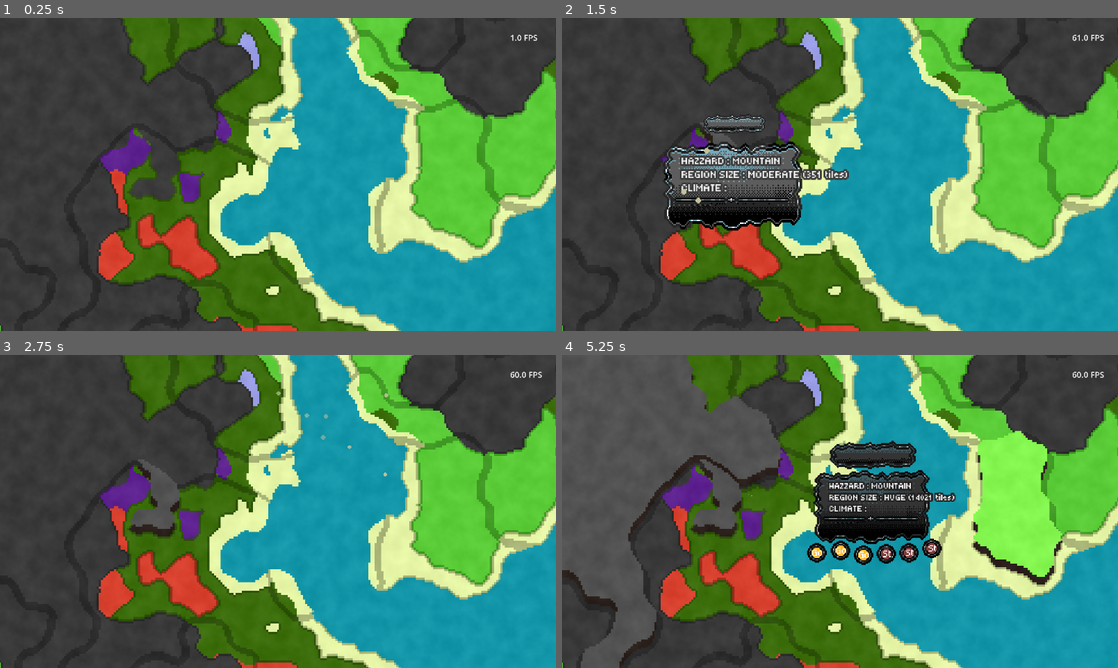
Above: before the commit, frames 1-4 (two rows, left to right).
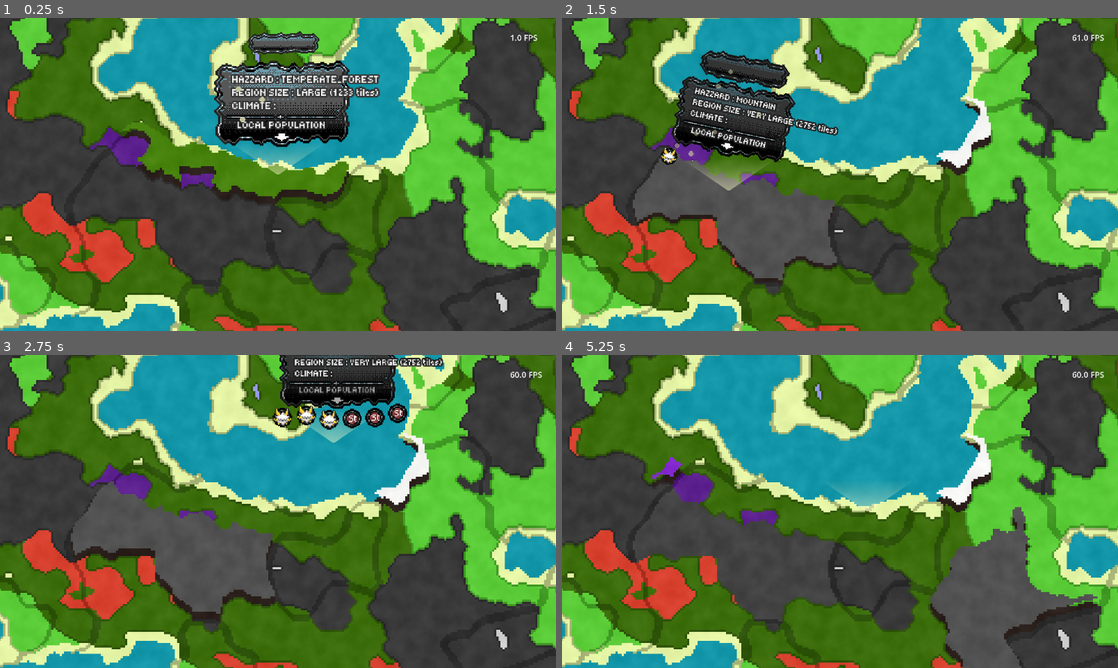
Above: after the commit, the same moments.

Repository: Gemttie/ProvidencerPhymeric
Game: Godot game, scene res://data/scenes/full_map_land_generator.tscn
Two runs of this game, one before a commit and one after it. Both use one fixed random seed, a clock stepped at 60 frames per second and the inputs below. This scene is started directly instead of the project's main scene.
Inputs (mouse positions are in pixels of both pictures, inside the frame that each line leads up to):
- Up to frame 1 (0.25 s): no input
- Up to frame 2 (1.5 s): tap Enter (ui_accept) at 0.5, 0.77 s; move the mouse to (962, 158) at 0.52 s; hold Right (ui_right) 0.53-1.28 s; click (962, 158) at 0.67 s; move the mouse to (728, 190) at 1.27 s; hold Left (ui_left) from 1.28 s (still down); click (728, 190) at 1.42 s
- Up to frame 3 (2.75 s): tap Enter (ui_accept) at 1.52 s; move the mouse to (333, 442) at 2.02 s; release Left (ui_left) at 2.03 s; hold Right (ui_right) from 2.03 s (still down); click (333, 442) at 2.17 s
- Up to frame 4 (5.25 s): move the mouse to (812, 574) at 2.77 s; click (812, 574) at 2.92 s; tap Enter (ui_accept) at 3.02, 3.77, 4.52 s; move the mouse to (1006, 558) at 3.52 s; release Right (ui_right) at 3.53 s; hold Left (ui_left) from 3.53 s (still down); click (1006, 558) at 3.67 s; move the mouse to (673, 464) at 4.27 s; click (673, 464) at 4.42 s; move the mouse to (867, 511) at 5.02 s; click (867, 511) at 5.17 s

The runs differ from the first frame. In frame 1, 72% of the frame differs, in the area x 0-100%, y 0-100%; in frame 2, 69%; in frame 3, 71%; in frame 4, 77%.

Commit message:
Map generation from saved data file WIP, other visual details on WIP

Diff:
--- a/data/scenes/full_map_land_generator.tscn
+++ b/data/scenes/full_map_land_generator.tscn
@@ -8,6 +8,13 @@
 [ext_resource type="Script" uid="uid://xwhjgghec3h0" path="res://data/scripts/final_map_generator.gd" id="4_q6ydm"]
 [ext_resource type="Script" uid="uid://ffkafsg5atw7" path="res://data/scripts/select_region_handler.gd" id="5_5d77b"]
 [ext_resource type="Script" uid="uid://cpoc0ao3ajfb0" path="res://data/scripts/pos_debug_awawa.gd" id="8_2frr3"]
+
+[sub_resource type="Curve" id="Curve_2frr3"]
+_data = [Vector2(0, 1), 0.0, -0.978495, 0, 1, Vector2(1, 0.0215054), -0.978495, 0.0, 1, 0]
+point_count = 2
+
+[sub_resource type="Gradient" id="Gradient_1a77p"]
+colors = PackedColorArray(1, 1, 0.807843, 0, 1, 1, 0.807843, 0.486275)
 
 [sub_resource type="Gradient" id="Gradient_2frr3"]
 colors = PackedColorArray(0, 0, 0, 0.0784314, 1, 1, 1, 0.0784314)
@@ -28,7 +35,6 @@
 final_map_layer = NodePath("final_map_layer")
 slice_map_layer = NodePath("slice_map_layer")
 camera = NodePath("TopDown2DGenericCamera")
-alt_period = 200.0
 
 [node name="ColorRect" type="ColorRect" parent="."]
 visible = false
@@ -71,10 +77,24 @@
 final_map_layer = NodePath("../final_map_layer")
 main_generator_node = NodePath("..")
 
-[node name="select_region_handler" type="Node2D" parent="." node_paths=PackedStringArray("main_map_node", "empty_hover_region_layer")]
+[node name="select_region_handler" type="Node2D" parent="." node_paths=PackedStringArray("main_map_node", "empty_hover_region_layer", "pop_up_origin_line")]
 script = ExtResource("5_5d77b")
 main_map_node = NodePath("..")
 empty_hover_region_layer = NodePath("../empty_hover_region_layer")
+pop_up_origin_line = NodePath("../pop_up_origin_line")
+
+[node name="pop_up_origin_line" type="Line2D" parent="."]
+z_index = 11
+width = 350.0
+width_curve = SubResource("Curve_2frr3")
+gradient = SubResource("Gradient_1a77p")
+
+[node name="TextureRect" type="TextureRect" parent="."]
+z_index = 10
+offset_right = 1000.0
+offset_bottom = 1000.0
+texture = SubResource("NoiseTexture2D_2frr3")
+script = ExtResource("8_2frr3")
 
 [node name="TopDown2DGenericCamera" type="Camera2D" parent="." node_paths=PackedStringArray("tilemap_to_clamp_to", "main_node")]
 script = ExtResource("3_ac5hw")
@@ -95,10 +115,3 @@
 text = "FPS:
 "
 script = ExtResource("4_cyup7")
-
-[node name="TextureRect" type="TextureRect" parent="."]
-z_index = 10
-offset_right = 1000.0
-offset_bottom = 1000.0
-texture = SubResource("NoiseTexture2D_2frr3")
-script = ExtResource("8_2frr3")
--- a/data/scenes/rm_biome_info_popup.tscn
+++ b/data/scenes/rm_biome_info_popup.tscn
@@ -130,6 +130,68 @@
 "speed": 60.0
 }]
 
+[sub_resource type="Animation" id="Animation_apybr"]
+length = 0.001
+tracks/0/type = "value"
+tracks/0/imported = false
+tracks/0/enabled = true
+tracks/0/path = NodePath(".:position")
+tracks/0/interp = 1
+tracks/0/loop_wrap = true
+tracks/0/keys = {
+"times": PackedFloat32Array(0),
+"transitions": PackedFloat32Array(1),
+"update": 0,
+"values": [Vector2(86, 24)]
+}
+tracks/1/type = "value"
+tracks/1/imported = false
+tracks/1/enabled = true
+tracks/1/path = NodePath("..:modulate")
+tracks/1/interp = 1
+tracks/1/loop_wrap = true
+tracks/1/keys = {
+"times": PackedFloat32Array(0),
+"transitions": PackedFloat32Array(1),
+"update": 0,
+"values": [Color(1, 1, 1, 1)]
+}
+
+[sub_resource type="Animation" id="Animation_8twek"]
+resource_name = "up_and_down"
+length = 0.5
+loop_mode = 1
+tracks/0/type = "value"
+tracks/0/imported = false
+tracks/0/enabled = true
+tracks/0/path = NodePath(".:position")
+tracks/0/interp = 1
+tracks/0/loop_wrap = true
+tracks/0/keys = {
+"times": PackedFloat32Array(0, 0.25, 0.5),
+"transitions": PackedFloat32Array(1, 1, 1),
+"update": 0,
+"values": [Vector2(86, 24), Vector2(86, 25.5), Vector2(86, 24)]
+}
+tracks/1/type = "value"
+tracks/1/imported = false
+tracks/1/enabled = true
+tracks/1/path = NodePath("..:modulate")
+tracks/1/interp = 1
+tracks/1/loop_wrap = true
+tracks/1/keys = {
+"times": PackedFloat32Array(0, 0.25, 0.5),
+"transitions": PackedFloat32Array(1, 1, 1),
+"update": 0,
+"values": [Color(1, 1, 1, 1), Color(0.658824, 0.658824, 0.658824, 1), Color(1, 1, 1, 1)]
+}
+
+[sub_resource type="AnimationLibrary" id="AnimationLibrary_xqhoj"]
+_data = {
+&"RESET": SubResource("Animation_apybr"),
+&"up_and_down": SubResource("Animation_8twek")
+}
+
 [node name="rm_biome_info_popup" type="Node2D"]
 scale = Vector2(4, 4)
 script = ExtResource("1_8twek")
@@ -140,8 +202,7 @@
 }
 
 [node name="main_info_body" type="AnimatedSprite2D" parent="."]
-position = Vector2(0, 15)
-scale = Vector2(1e-05, 1e-05)
+position = Vector2(3.5, 0)
 sprite_frames = SubResource("SpriteFrames_apybr")
 
 [node name="biome_info_text" type="Label" parent="main_info_body"]
@@ -161,7 +222,6 @@
 metadata/_edit_use_anchors_ = true
 
 [node name="local_population_text" type="Label" parent="main_info_body"]
-visible = false
 anchors_preset = 8
 anchor_left = 0.5
 anchor_top = 0.5
@@ -186,9 +246,14 @@
 position = Vector2(86, 24)
 texture = ExtResource("3_apybr")
 
+[node name="AnimationPlayer" type="AnimationPlayer" parent="main_info_body/local_population_text/arrow_lp"]
+libraries = {
+&"": SubResource("AnimationLibrary_xqhoj")
+}
+autoplay = "up_and_down"
+
 [node name="region_name_slate" type="Sprite2D" parent="main_info_body"]
 position = Vector2(1.5, -48)
-scale = Vector2(1e-05, 1e-05)
 texture = ExtResource("3_8twek")
 
 [node name="portrait_timer" type="Timer" parent="main_info_body"]
@@ -203,6 +268,4 @@
 randomness = 0.24
 process_material = ExtResource("7_8twek")
 
-[node name="Camera2D" type="Camera2D" parent="."]
-
 [connection signal="timeout" from="main_info_body/portrait_timer" to="." method="_on_portrait_timer_timeout"]
--- a/data/scenes/select_region_wrapper.tscn
+++ b/data/scenes/select_region_wrapper.tscn
@@ -25,10 +25,12 @@
 wrapper_node = NodePath("../..")
 metadata/_custom_type_script = "uid://dvgopgw8hd0ft"
 
-[node name="MapRegionHovered" type="Node" parent="SelectRegionStateMachine"]
+[node name="MapRegionHovered" type="Node" parent="SelectRegionStateMachine" node_paths=PackedStringArray("wrapper_node")]
 script = ExtResource("4_aryyv")
+wrapper_node = NodePath("../..")
 metadata/_custom_type_script = "uid://de6js7gotlkmw"
 
-[node name="MapRegionSelected" type="Node" parent="SelectRegionStateMachine"]
+[node name="MapRegionSelected" type="Node" parent="SelectRegionStateMachine" node_paths=PackedStringArray("wrapper_node")]
 script = ExtResource("5_jrhbi")
+wrapper_node = NodePath("../..")
 metadata/_custom_type_script = "uid://cd0q87nf27frp"
--- a/data/scripts/final_map_generator.gd
+++ b/data/scripts/final_map_generator.gd
@@ -12,7 +12,9 @@
 func _ready() -> void:
 	#wait a frame to ensure both maps are generated
 	await get_tree().process_frame
-	copy_biomes_using_slice_mask()
+	#dont call the second rescan gen if we're using saved map data for the tilemap drawing
+	if MapDataIntermediary.using_saved_map_data == false:
+		copy_biomes_using_slice_mask()
 
 func copy_biomes_using_slice_mask() -> void:
 	if not slice_map_layer or not main_biome_map_layer or not final_map_layer:
--- a/data/scripts/full_map_land_generator.gd
+++ b/data/scripts/full_map_land_generator.gd
@@ -26,6 +26,7 @@
 var seen_clusters: Dictionary = {}
 
 const MAP_DATA_PATH = "user://map_data.json"
+const MAP_BORDERS_DATA_PATH = "user://map_borders_data.json"
 
 #tile atlas coords
 var beach_ta: Vector2i = Vector2i(6,0)
@@ -92,6 +93,30 @@
 	var global_pos := tilemap.to_global(local_pos)
 	camera.global_position = global_pos
 
+	if FileAccess.file_exists(MAP_DATA_PATH):
+		MapDataIntermediary.using_saved_map_data = true
+		generate_map_from_saved_file()
+	else:
+		MapDataIntermediary.using_saved_map_data = false
+		generate_map_from_scratch()
+
+func _process(delta: float) -> void:
+	if not finished_first_pass_gen:
+		return
+
+	var mouse_pos = get_global_mouse_position()
+	var tile = tilemap.local_to_map(tilemap.to_local(mouse_pos))
+
+	if tile.x < 0 or tile.x >= width or tile.y < 0 or tile.y >= height:
+		#reset last hovered cluster when leaving the map
+		last_hovered_cluster_id = -1
+		return
+
+	handle_hover(tile)
+
+
+func generate_map_from_scratch() -> void:
+	print("Generating a new map from scratch")
 	randomize()
 	#generate noise maps
 	temperature = generate_map(temp_period, temp_octaves)
@@ -110,20 +135,57 @@
 	#gen map
 	create_map_data_file()
 
-func _process(delta: float) -> void:
-	if not finished_first_pass_gen:
-		return
-
-	var mouse_pos = get_global_mouse_position()
-	var tile = tilemap.local_to_map(tilemap.to_local(mouse_pos))
-
-	if tile.x < 0 or tile.x >= width or tile.y < 0 or tile.y >= height:
-		#reset last hovered cluster when leaving the map
-		last_hovered_cluster_id = -1
-		return
-
-	handle_hover(tile)
-
+func generate_map_from_saved_file() -> void:
+	print("Generating map from the saved map file")
+	MapDataIntermediary.copy_map_data_from_disk()
+
+	var source_id = 0
+	var cluster_data_aux = MapDataIntermediary.clusters_data
+
+	biome_id.clear()
+
+	for cluster in cluster_data_aux:
+		var biome_type = int(cluster.get("biome", 2.0))  # Convert float to int, default to PLAINS (2)
+		var tiles_array = cluster.get("tiles", [])
+
+		for tile_coords in tiles_array:
+			# Convert float coordinates to int
+			var pos = Vector2i(int(tile_coords[0]), int(tile_coords[1]))
+			biome_id[pos] = biome_type #store biome type
+			# Draw based on biome type
+			match biome_type:
+				0: # OCEAN
+					tilemap.set_cell(pos, source_id, ocean_ta)
+				1: # BEACH
+					tilemap.set_cell(pos, source_id, beach_ta)
+				2: # PLAINS
+					tilemap.set_cell(pos, source_id, plains_ta)
+				3: # TEMPERATE_FOREST
+					tilemap.set_cell(pos, source_id, temperate_forest_ta)
+				4: # JUNGLE
+					tilemap.set_cell(pos, source_id, jungle_ta)
+				5: # TAIGA
+					tilemap.set_cell(pos, source_id, taiga_ta)
+				6: # MOUNTAIN
+					tilemap.set_cell(pos, source_id, mountains_ta)
+				7: # DESERT
+					tilemap.set_cell(pos, source_id, desert_ta)
+				8: # SWAMP
+					tilemap.set_cell(pos, source_id, swamp_ta)
+				9: # RED_FOREST
+					tilemap.set_cell(pos, source_id, red_forest_ta)
+				10: # SNOW
+					tilemap.set_cell(pos, source_id, snow_ta)
+				11: # LAKE
+					tilemap.set_cell(pos, source_id, lake_ta)
+
+	finished_first_pass_gen = true
+
+	#draw borders
+	load_and_draw_borders()
+
+	var clusters = detect_biome_clusters()
+	build_cluster_lookup(clusters)
 
 func generate_map(period: float, octaves: int) -> Dictionary:
 	open_noise.seed = randi()
@@ -393,6 +455,8 @@
 		push_warning("Main generation code hasn't run yet, first pass generation incomplete")
 		return
 
+	print("Running second gen pass")
+
 	#wipe data
 	temperature.clear()
 	moisture.clear()
@@ -431,12 +495,33 @@
 	paint_borders() #repaint borders based on new clusters
 	#put_labels_on_biomes(clusters) #put fresh biome labels
 
-	#save cluster data into a file so its persistent data
-	save_clusters_data(clusters)
+	#save cluster data into a file so its persistent data, if it doesn't exist yet
+
+	if FileAccess.file_exists(MAP_DATA_PATH):
+		var file = FileAccess.open(MAP_DATA_PATH, FileAccess.READ)
+		if file:
+			var content = file.get_as_text()
+			file.close()
+			# Check if file has content (not just whitespace)
+			if content.strip_edges().is_empty():
+				print("Map data file exists and is empty - saving new data")
+				save_clusters_data(clusters)
+			else:
+				print("Map data file already exists with content - skipping")
+		else:
+			print("Couldn't open existing file - saving new data")
+			save_clusters_data(clusters)
+	else:
+		print("Creating new map data file")
+		save_clusters_data(clusters)
+
+
 	MapDataIntermediary.copy_map_data_from_disk()
 	#print(MapDataIntermediary.clusters_data)
 
 	fill_all_empty_tiles() #fill empty tiles
+	save_map_border_data() #save all the data from the borders so it can be re-drawn later if needed
+
 	#eliminate unescesary layers
 	slice_map_layer.queue_free()
 	final_map_layer.queue_free()
@@ -522,6 +607,7 @@
 	return empty_tiles_found
 
 func fill_all_empty_tiles() -> void:
+	#this is the last function that touches the borders tilemap
 	var max_iterations = 30
 	var iteration = 0
 
@@ -617,13 +703,14 @@
 
 func save_clusters_data(clusters: Array) -> void:
 	var save_data := {
-		"version": "2.0",
+		"version": "1.0",
 		"width": width,
 		"height": height,
 		"clusters": []
 	}
 
 	var cluster_id := 0
+	var lp_pool := []
 
 	for cluster in clusters:
 		if cluster.is_empty():
@@ -641,7 +728,8 @@
 			"biome": biome,
 			"size": cluster.size(),
 			"anchor": [anchor.x, anchor.y],
-			"tiles": tiles
+			"tiles": tiles,
+			"local_population_pool": lp_pool
 		})
 
 		cluster_id += 1
@@ -673,5 +761,80 @@
 
 	return best_tile
 
+
+func save_map_border_data() -> void:
+	var save_data := {
+		"version": "1.0",
+		"width": width,
+		"height": height,
+		"border_tiles": []
+	}
+
+	var used_cells = border_layer.get_used_cells()
+
+	for cell_pos in used_cells:
+		var atlas_coords = border_layer.get_cell_atlas_coords(cell_pos)
+
+		if atlas_coords != Vector2i(-1, -1):
+			save_data["border_tiles"].append({
+				"position": [cell_pos.x, cell_pos.y],
+				"atlas_coords": [atlas_coords.x, atlas_coords.y]
+			})
+
+	var file := FileAccess.open(MAP_BORDERS_DATA_PATH, FileAccess.WRITE)
+	if not file:
+		push_error("Failed to save border data")
+		return
+
+	file.store_string(JSON.stringify(save_data))
+	file.close()
+
+	print("Saved %d border tiles" % save_data["border_tiles"].size())
+
+
+func load_border_data_from_file() -> Dictionary:
+	if not FileAccess.file_exists(MAP_BORDERS_DATA_PATH):
+		push_warning("Border data file doesn't exist")
+		return {}
+
+	var file = FileAccess.open(MAP_BORDERS_DATA_PATH, FileAccess.READ)
+	if not file:
+		push_error("Failed to open border data file")
+		return {}
+
+	var json_text = file.get_as_text()
+	file.close()
+
+	var json = JSON.new()
+	var error = json.parse(json_text)
+
+	if error != OK:
+		push_error("Failed to parse border data JSON")
+		return {}
+
+	var save_data = json.get_data() as Dictionary
+	return save_data
+
+func draw_border_tiles_nogen(border_data: Dictionary) -> void:
+	var source_id = 0
+
+	# Clear existing border tiles
+	border_layer.clear()
+
+	# Draw each border tile from the data
+	for tile_data in border_data.get("border_tiles", []):
+		var pos = Vector2i(tile_data["position"][0], tile_data["position"][1])
+		var atlas_coords = Vector2i(tile_data["atlas_coords"][0], tile_data["atlas_coords"][1])
+
+		border_layer.set_cell(pos, source_id, atlas_coords)
+
+
+# Load and draw borders in one go
+func load_and_draw_borders() -> void:
+	var border_data = load_border_data_from_file()
+	if border_data.size() > 0:
+		draw_border_tiles_nogen(border_data)
+
+
 func get_width() -> int: return width
 func get_height() -> int: return height
--- a/data/scripts/map_data_intermediary.gd
+++ b/data/scripts/map_data_intermediary.gd
@@ -2,6 +2,7 @@
 
 var clusters_data
 const MAP_DATA_PATH = "user://map_data.json"
+var using_saved_map_data : bool = false
 
 
 func copy_map_data_from_disk() -> void:
--- a/data/scripts/population_portrait.gd
+++ b/data/scripts/population_portrait.gd
@@ -4,6 +4,9 @@
 @onready var particle_gen: GPUParticles2D = $particle_gen
 @onready var part_gen_delay: Timer = $part_gen_delay
 
+var portrait_offset : Dictionary = {
+	"gotau" : Vector2(0.0, -0.5)
+}
 
 func set_char_portrait(char_name: String) -> void:
 	# Set random portrait for the main sprite (XIL portraits)
@@ -29,6 +32,12 @@
 	if ResourceLoader.exists(char_portrait_image_path):
 		char_image.texture = load(char_portrait_image_path)
 
+		var char_key = char_name.to_lower()
+		if portrait_offset.has(char_key):
+			char_image.position = portrait_offset[char_key]
+		else:
+			char_image.position = Vector2.ZERO
+
 	else:
 		print("Character portrait not found: ", char_portrait_image_path)
 		# You could set a default texture here if needed
--- a/data/scripts/select_region_handler.gd
+++ b/data/scripts/select_region_handler.gd
@@ -2,6 +2,7 @@
 
 @export var main_map_node : Node2D
 @export var empty_hover_region_layer : TileMapLayer
+@export var pop_up_origin_line : Line2D
 @onready var select_region_wrapper_scene = preload("res://data/scenes/select_region_wrapper.tscn")
 @onready var rm_locked_biome_popup_scene = preload("res://data/scenes/rm_locked_biome_popup.tscn")
 
@@ -11,7 +12,7 @@
 
 @onready var hover_info_popup_scene = preload("res://data/scenes/rm_biome_info_popup.tscn")
 var hover_info_popup: Node2D
-var hover_popup_offset: Vector2 = Vector2(0.0, -16.0) # offset from mouse
+var hover_popup_offset: Vector2 = Vector2(0.0, -260.0) # offset from mouse
 
 enum BiomeID {
 	OCEAN,
@@ -33,6 +34,14 @@
 var selected_cluster_ids := []
 var current_hovered_cluster_id : int = -1
 
+var mouse_pos
+var viewport
+var screen_size
+var popup_pos
+var rm_biome_info_popup_size = Vector2(300.0,200.0)
+var aditional_popup_margin = 5
+var smaller_popup_pos
+
 # Store popup data per biome/cluster (you'll need to populate this)
 var biome_population_data := {}  # cluster_id -> Array[String] of character portraits
 
@@ -43,15 +52,33 @@
 	# Create popup instance
 	hover_info_popup = hover_info_popup_scene.instantiate()
 	hover_info_popup.visible = false
-	hover_info_popup.z_index = 11  # Higher z-index to appear above everything
+	hover_info_popup.z_index = 12  # Higher z-index to appear above everything
 	add_child(hover_info_popup)
+
+	viewport = get_viewport()
+	screen_size = viewport.get_visible_rect().size
+
+	#initialize the line with 2 points
+	pop_up_origin_line.clear_points()
+	pop_up_origin_line.add_point(Vector2.ZERO)
+	pop_up_origin_line.add_point(Vector2.ZERO)
+	pop_up_origin_line.visible = false
 
 func _process(delta: float) -> void:
 	if hover_info_popup.visible:
-		# Position popup relative to mouse (or cluster center)
-		var mouse_pos = get_global_mouse_position()
-		hover_info_popup.global_position = mouse_pos + hover_popup_offset
-
+		mouse_pos = get_global_mouse_position()
+		popup_pos = mouse_pos + hover_popup_offset
+
+		hover_info_popup.global_position = popup_pos
+
+		#update origin line
+		smaller_popup_pos = mouse_pos + 0.45 * (popup_pos - mouse_pos)
+		pop_up_origin_line.set_point_position(0, smaller_popup_pos)
+		pop_up_origin_line.set_point_position(1, mouse_pos)
+		pop_up_origin_line.visible = true
+
+	else:
+		pop_up_origin_line.visible = false
 
 func _input(event):
 	# Check if left mouse button was pressed
@@ -258,6 +285,7 @@
 
 	# Hover animation
 	if is_hovered:
+		#select_region_wrapper.turn_region_state_to("MapRegionHovered")
 		TweenControl.smooth_transition(
 			"position",
 			select_region_wrapper,
--- a/data/scripts/states/MapRegionHovered.gd
+++ b/data/scripts/states/MapRegionHovered.gd
@@ -3,16 +3,8 @@
 
 func Enter():
 	#return to normal pos and modulate
-	TweenControl.smooth_transition(
-	"position",
-	wrapper_node,
-	Vector2.ZERO,
-	0.3,
-	Tween.TRANS_CUBIC,
-	Tween.EASE_OUT
-	)
+	TweenControl.smooth_transition("position", wrapper_node, wrapper_node.global_position + Vector2(0.0, 20.0), 0.3, Tween.TRANS_CUBIC, Tween.EASE_OUT)
 	wrapper_node.modulate = Color(1.3, 1.3, 1.3, 1)
-	#Transitioned.emit(self,"EnemyShipFormation")
 func Exit():
 	pass
 
--- a/data/scripts/states/MapRegionSelected.gd
+++ b/data/scripts/states/MapRegionSelected.gd
@@ -3,14 +3,7 @@
 
 func Enter():
 	#return to normal pos and modulate
-	TweenControl.smooth_transition(
-	"position",
-	wrapper_node,
-	Vector2.ZERO,
-	0.3,
-	Tween.TRANS_CUBIC,
-	Tween.EASE_OUT
-	)
+	TweenControl.smooth_transition("position", wrapper_node, wrapper_node.global_position + Vector2(0.0, 20.0), 0.3, Tween.TRANS_CUBIC, Tween.EASE_OUT)
 	wrapper_node.modulate = Color(1.6, 1.6, 1.6, 1)
 	#Transitioned.emit(self,"EnemyShipFormation")
 func Exit():
--- a/data/scripts/states/MapRegionUnhovered.gd
+++ b/data/scripts/states/MapRegionUnhovered.gd
@@ -3,14 +3,7 @@
 
 func Enter():
 	#return to normal pos and modulate
-	TweenControl.smooth_transition(
-	"position",
-	wrapper_node,
-	Vector2.ZERO,
-	0.3,
-	Tween.TRANS_CUBIC,
-	Tween.EASE_OUT
-	)
+	TweenControl.smooth_transition("position",wrapper_node,Vector2.ZERO,0.3,Tween.TRANS_CUBIC,Tween.EASE_OUT)
 	wrapper_node.modulate = Color(1,1,1,1)
 	#Transitioned.emit(self,"EnemyShipFormation")
 func Exit():
Binary file changed: assets/game_sprites/ui/misc/character_tiny_c_portraits/eping_tiny_c_portrait.png
Binary file changed: assets/game_sprites/ui/misc/character_tiny_c_portraits/gotau_tiny_c_portrait.png
Not shown: 1 places in data/scenes/full_map_land_generator.tscn that only renumber resources
Not shown: 1 places in data/scenes/rm_biome_info_popup.tscn that only renumber resources
